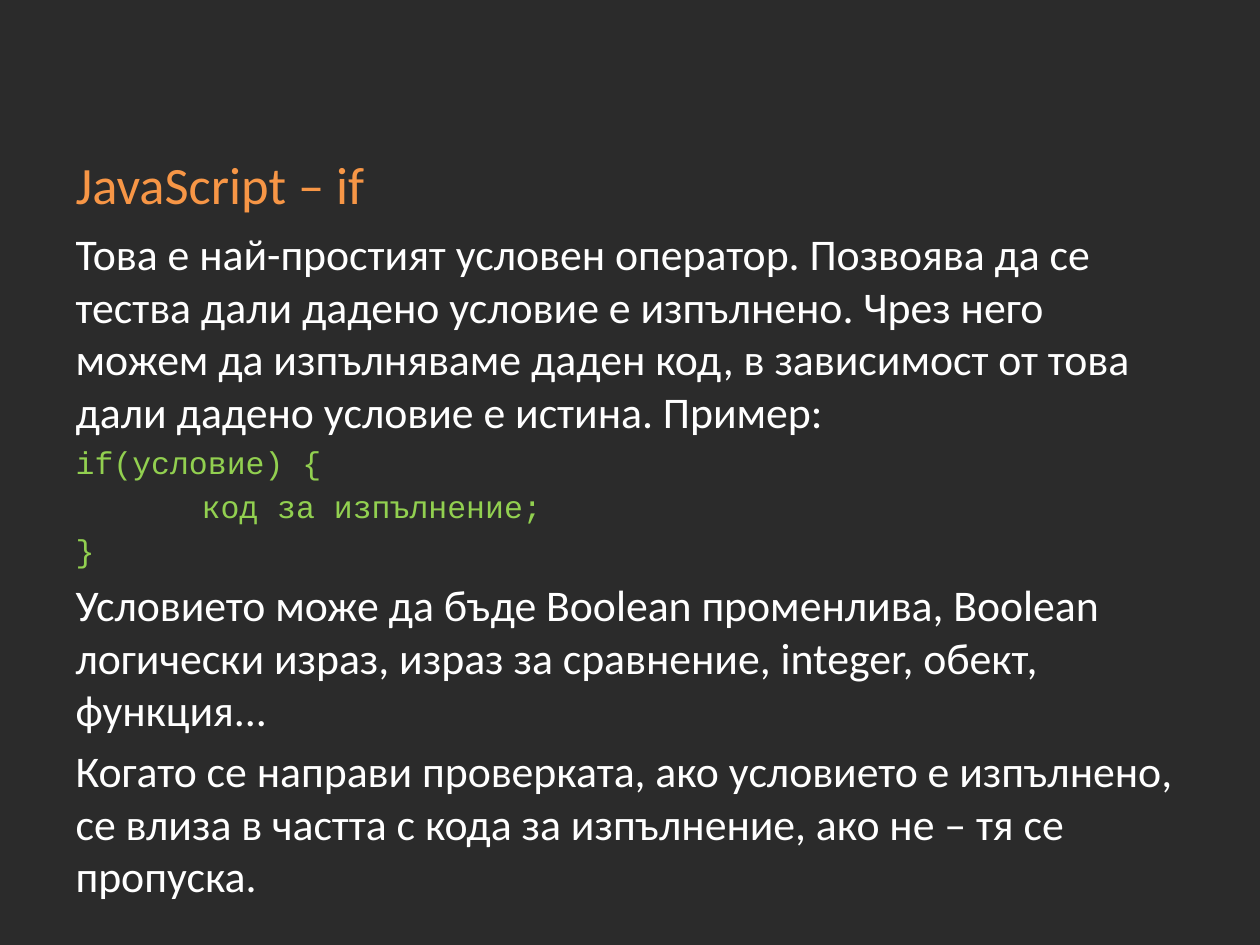
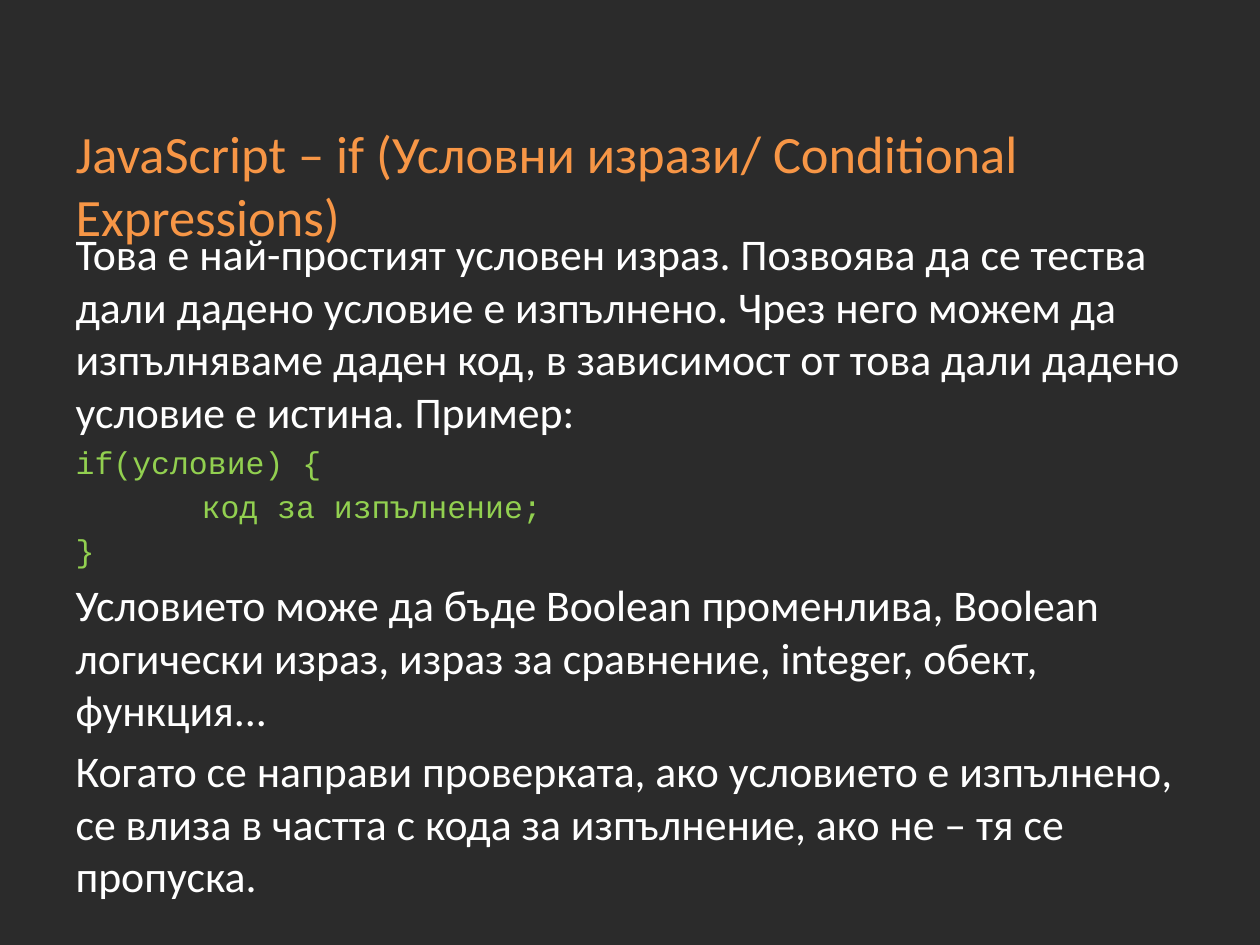
Before and after one commit to Academy-Soft-Intellect/Front-End-Course, a slide deck: slide 30 of 09-JavaScript-Basics/09-JavaScript-Basics.pptx (slide 36 before the commit). Drawn at 1260x945 pixels with LibreOffice and Linux fonts; fonts in the diff are those of the drawing; background and template pictures are left out; a plain dark background stands for a picture behind light text. Boxes give left, top, right and bottom in pixels: in the first picture for what was removed or moved away, otherwise in the second. Text is boxed around its words. In the diff, an @@ line names an element or a change of style, - is before the commit and + after.

Commit message:
09-JavaScript-Basics - examples added

```diff
--- a/09-JavaScript-Basics/09-JavaScript-Basics.pptx
+++ b/09-JavaScript-Basics/09-JavaScript-Basics.pptx
@@ title at [76,135,1017,248]: text changed @@
-JavaScript – if
+JavaScript – if (Условни изрази/ Conditional Expressions)
@@ text at [76,234,1179,435]: text changed @@
-Това е най-простият условен оператор. Позвоява да се тества дали дадено условие е изпълнено. Чрез него можем да изпълняваме даден код, в зависимост от това дали дадено условие е истина. Пример:
+Това е най-простият условен израз. Позвоява да се тества дали дадено условие е изпълнено. Чрез него можем да изпълняваме даден код, в зависимост от това дали дадено условие е истина. Пример:
```
Also in this commit, not shown: 3 other slides changed, 30 other files.
